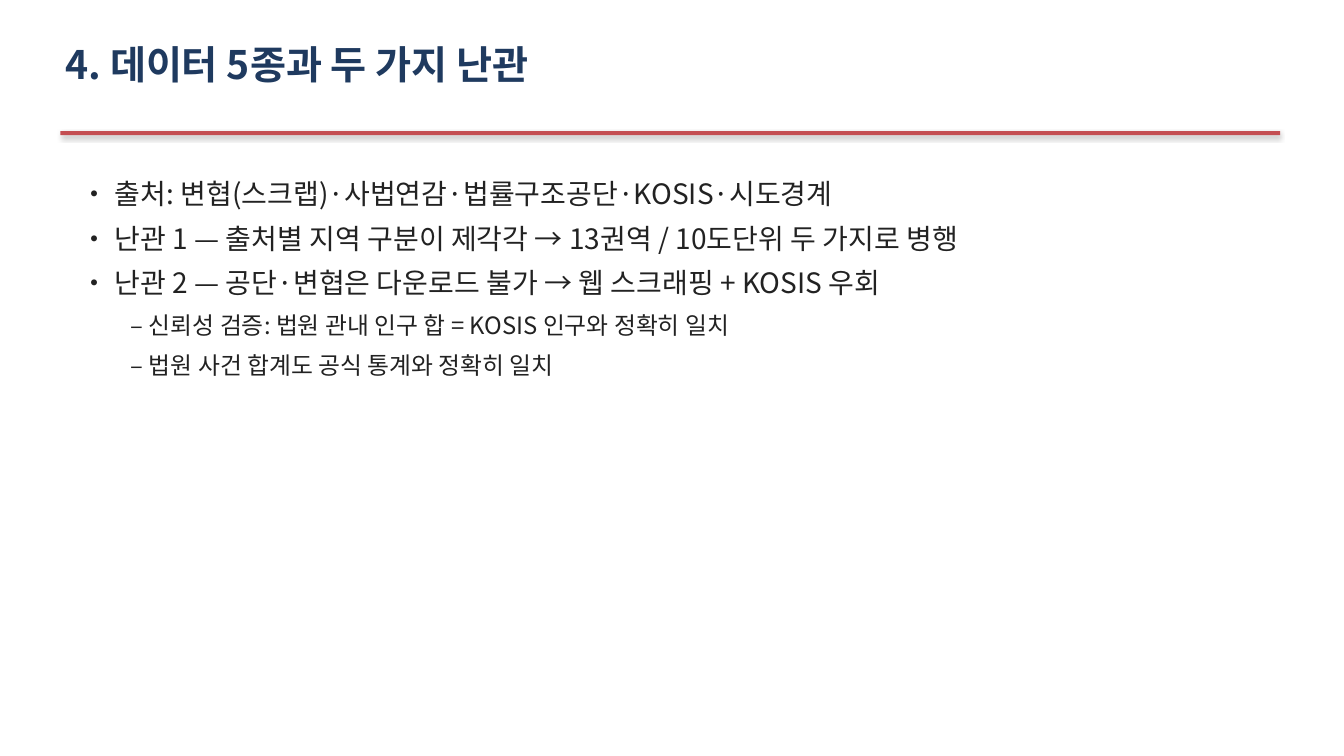
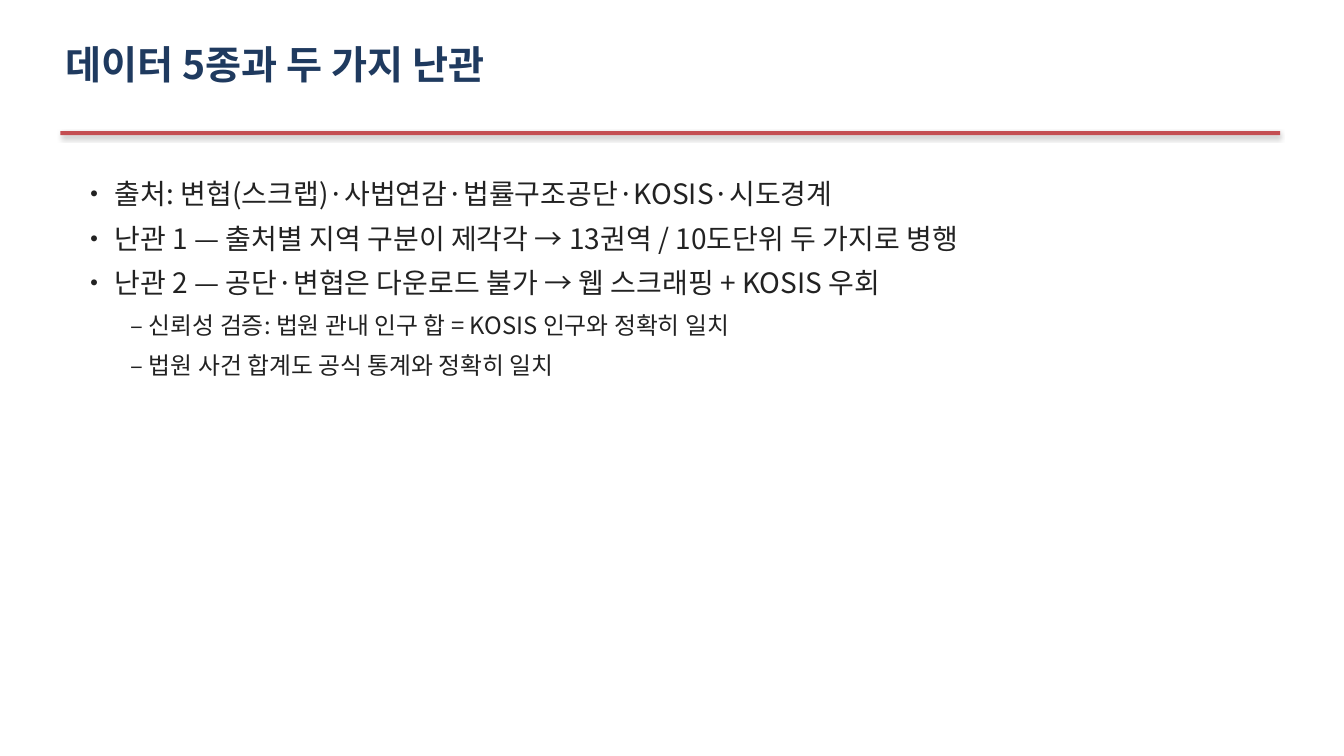
Before and after one commit to Allenkeem/llai-project, a slide deck: slide 7 of reports/발표자료.pptx. Drawn at 1344x756 pixels with LibreOffice and Linux fonts; fonts in the diff are those of the drawing. Boxes give left, top, right and bottom in pixels: in the first picture for what was removed or moved away, otherwise in the second. Text is boxed around its words. In the diff, an @@ line names an element or a change of style, - is before the commit and + after.

```diff
--- a/reports/발표자료.pptx
+++ b/reports/발표자료.pptx
@@ text at box(65, 46, 484, 83): text changed @@
-4. 데이터 5종과 두 가지 난관
+데이터 5종과 두 가지 난관
```
Also in this commit, not shown: 16 other slides changed.
